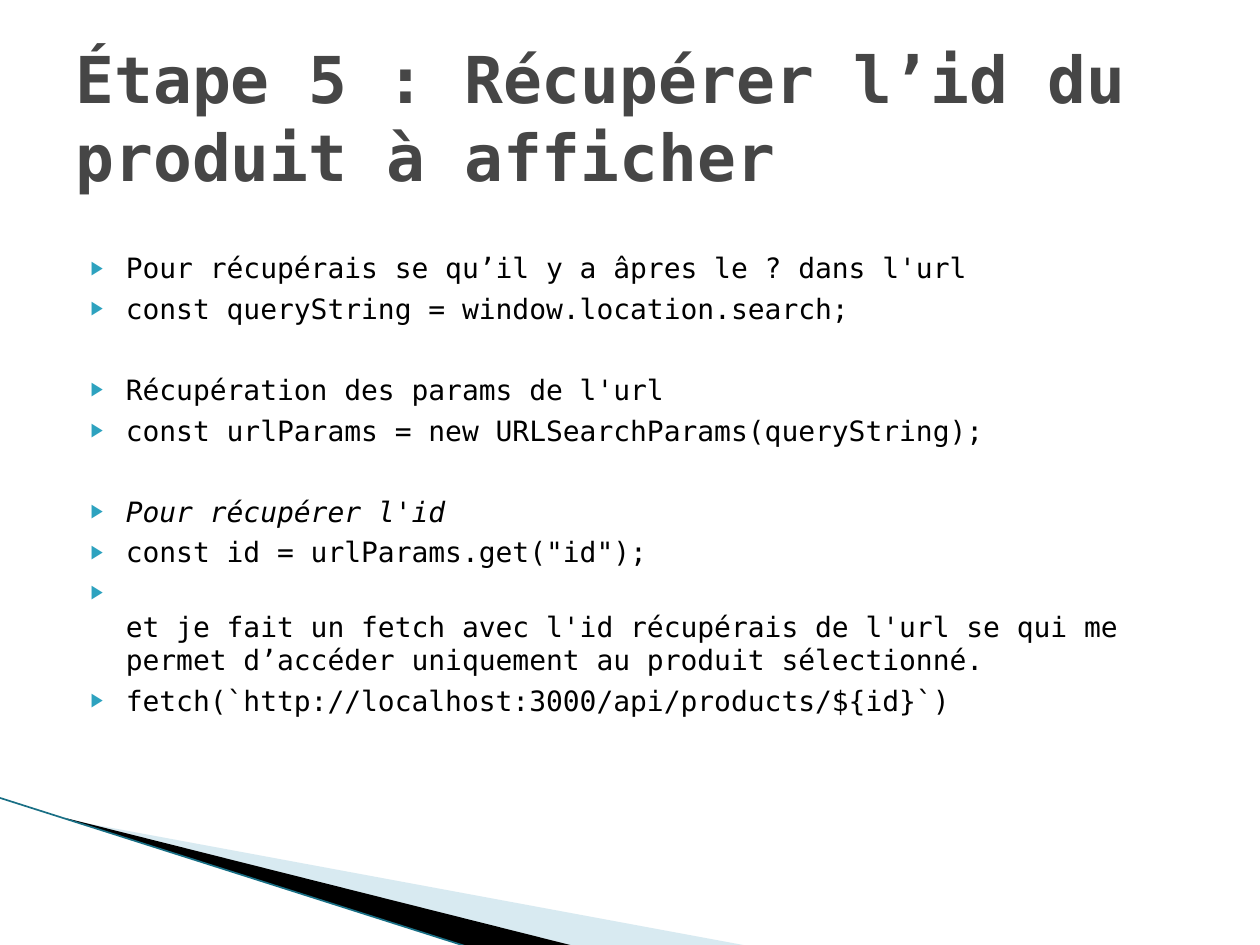
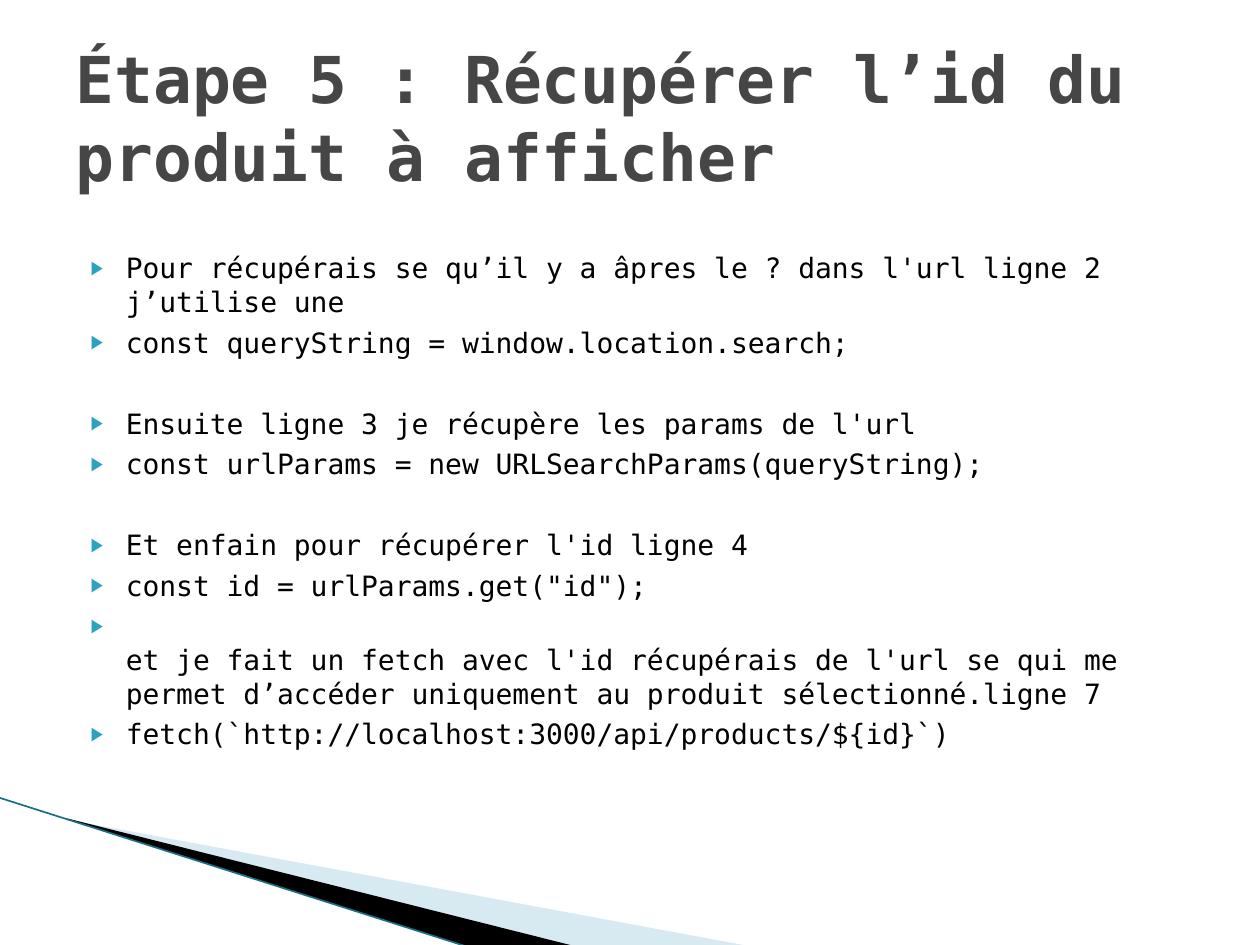
Before and after one commit to gwenaelgressier/GwenaelGressier_05_04042022, a slide deck: slide 7 of Nouveau Présentation Microsoft Office PowerPoint.pptx. Drawn at 1260x945 pixels with LibreOffice and Linux fonts; fonts in the diff are those of the drawing; background and template pictures are left out. Boxes give left, top, right and bottom in pixels: in the first picture for what was removed or moved away, otherwise in the second. Text is boxed around its words. In the diff, an @@ line names an element or a change of style, - is before the commit and + after.

```diff
--- a/Nouveau Présentation Microsoft Office PowerPoint.pptx
+++ b/Nouveau Présentation Microsoft Office PowerPoint.pptx
@@ text at (126, 256, 1101, 318): text changed @@
-▶ Pour récupérais se qu’il y a âpres le ? dans l'url
+▶ Pour récupérais se qu’il y a âpres le ? dans l'url ligne 2 j’utilise une
@@ text at (126, 411, 916, 440): text changed @@
-▶ Récupération des params de l'url
+▶ Ensuite ligne 3 je récupère les params de l'url
@@ text at (126, 533, 748, 561): text changed; italic off @@
-▶ Pour récupérer l'id
+▶ Et enfain pour récupérer l'id ligne 4
@@ text at (126, 648, 1118, 710): text changed @@
-▶ et je fait un fetch avec l'id récupérais de l'url se qui me permet d’accéder uniquement au produit sélectionné.
+▶ et je fait un fetch avec l'id récupérais de l'url se qui me permet d’accéder uniquement au produit sélectionné.ligne 7
```
Also in this commit, not shown: 11 other slides changed, 3 other files.
